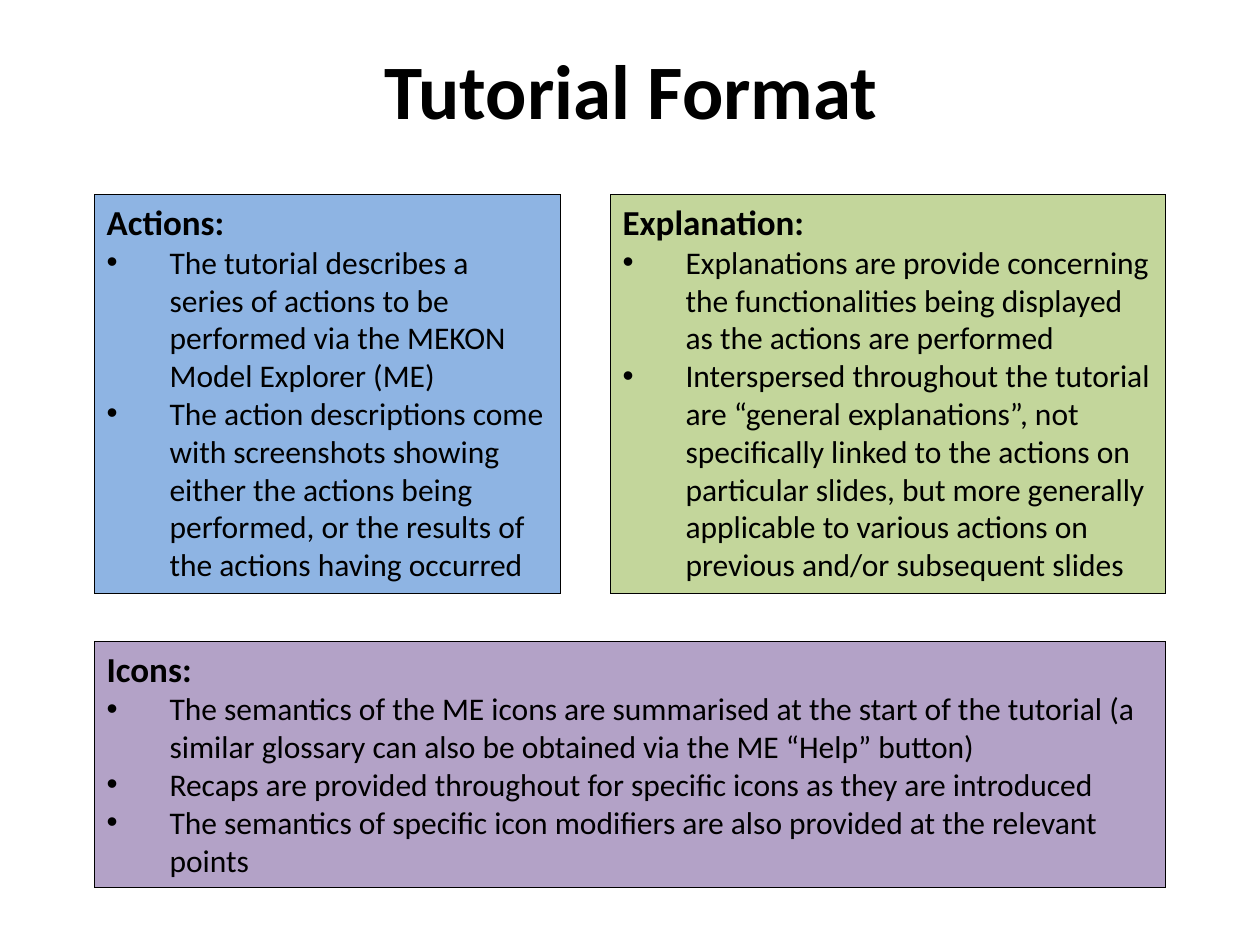
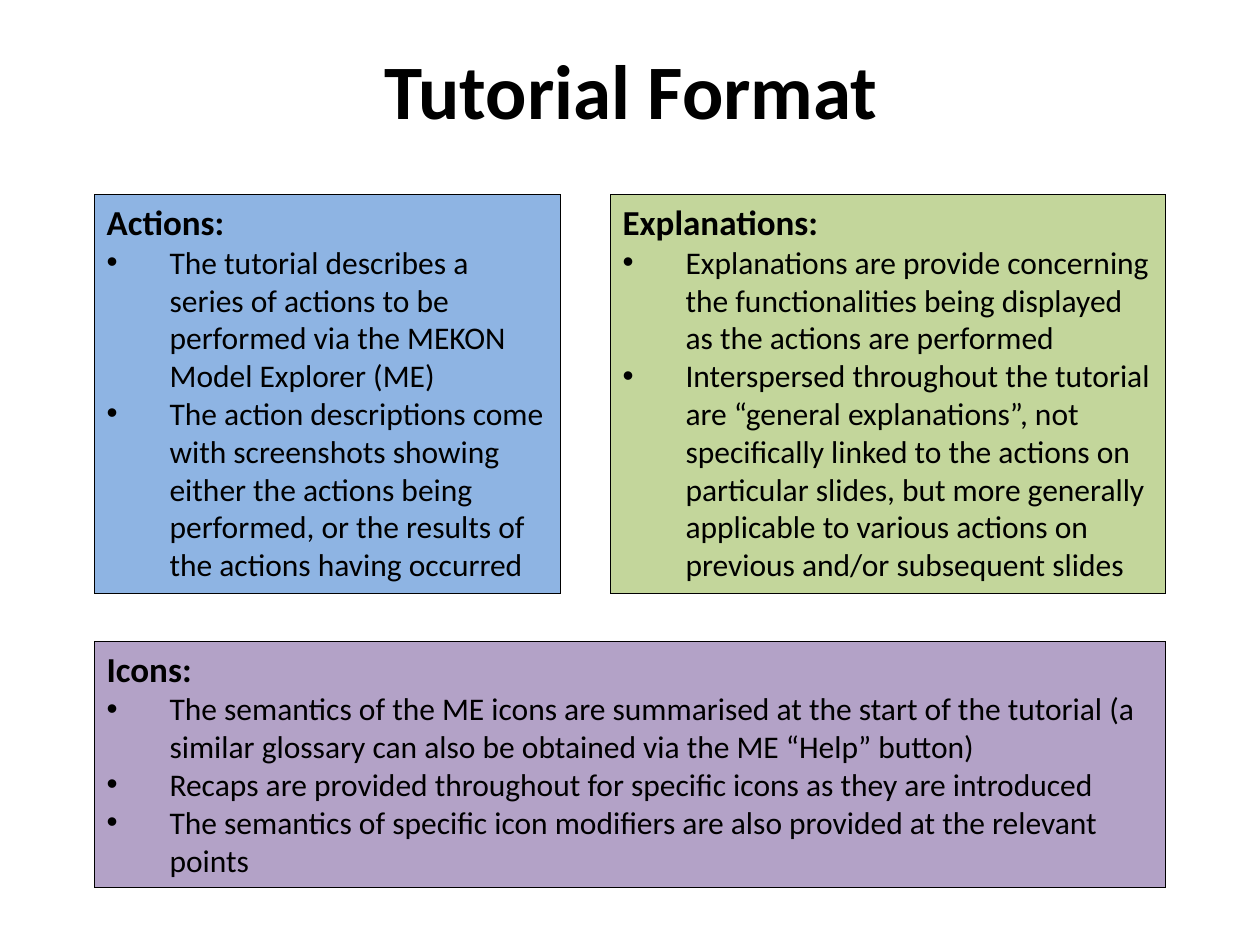
Before and after one commit to colin-puleston/mekon-hobo, a slide deck: slide 5 of docs/MEKON-HOBO Introductory Tutorial.pptx. Drawn at 1260x945 pixels with LibreOffice and Linux fonts; fonts in the diff are those of the drawing. Boxes give left, top, right and bottom in pixels: in the first picture for what was removed or moved away, otherwise in the second. Text is boxed around its words. In the diff, an @@ line names an element or a change of style, - is before the commit and + after.

```diff
--- a/docs/MEKON-HOBO Introductory Tutorial.pptx
+++ b/docs/MEKON-HOBO Introductory Tutorial.pptx
@@ text in rectangle at <box>623,210,818,241</box>: text changed @@
-Explanation:
+Explanations:
```
Also in this commit, not shown: 15 other slides changed, 2 slides added, 2 slides removed.
